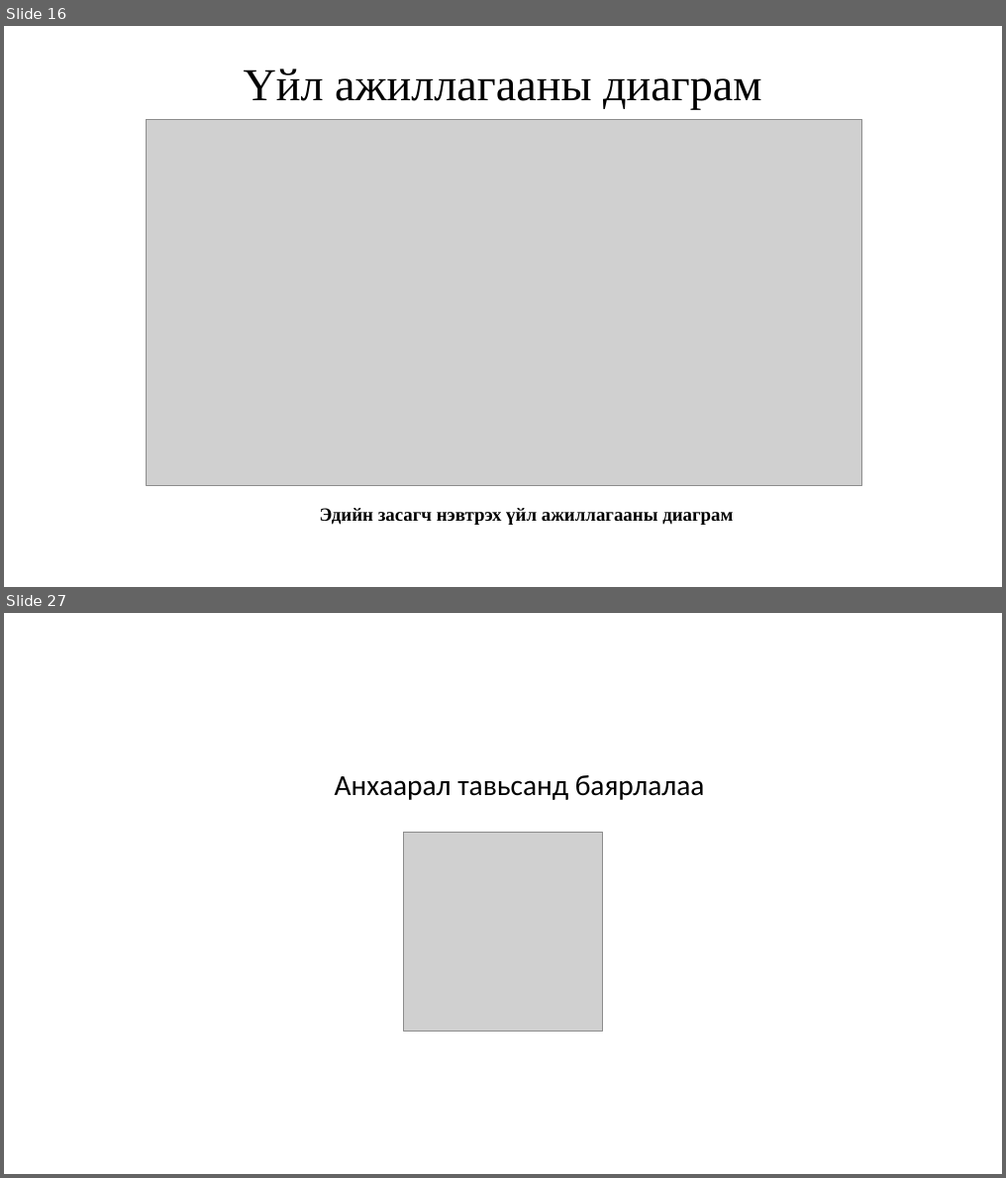
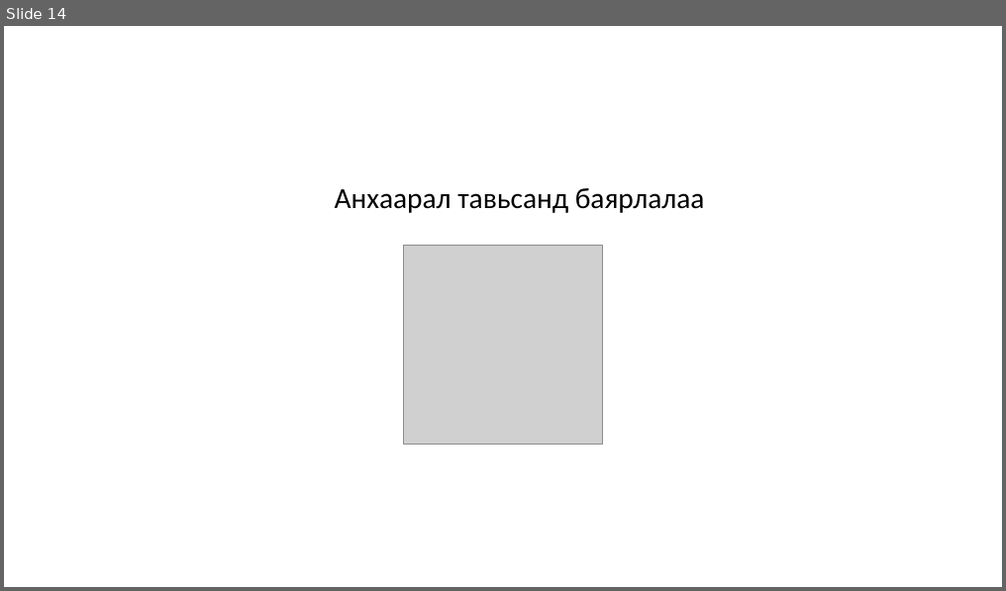
Before and after one commit to Munkhtuvshin/lat, a slide deck: diplom.odp. Shown one above the other, each under a label of ours: slides 16 and 27 before the commit, slide 14 after it; the slides between them are not shown. The pictures are 1006x1178 and 1006x591 pixels, drawn with LibreOffice and Linux fonts; fonts in the diff are those of the drawing; grey boxes stand for pictures. Boxes give left, top, right and bottom in pixels: in the first picture for what was removed or moved away, otherwise in the second. Text is boxed around its words. In the diff, an @@ line names an element or a change of style, - is before the commit and + after.

```diff
--- a/diplom.odp
+++ b/diplom.odp
@@ slide 16 removed at (4,26,1002,587), background #FFFFFF @@
@@ text removed at (244,69,761,110) @@
-Үйл ажиллагааны диаграм
@@ picture removed at (146,120,862,485) @@
@@ text removed at (320,508,733,525) @@
-Эдийн засагч нэвтрэх үйл ажиллагааны диаграм
@@ what was slide 27 is now slide 14 @@
```
Also in this commit, not shown: 3 slides changed, 10 slides added, 22 other slides removed, 11 other files.
